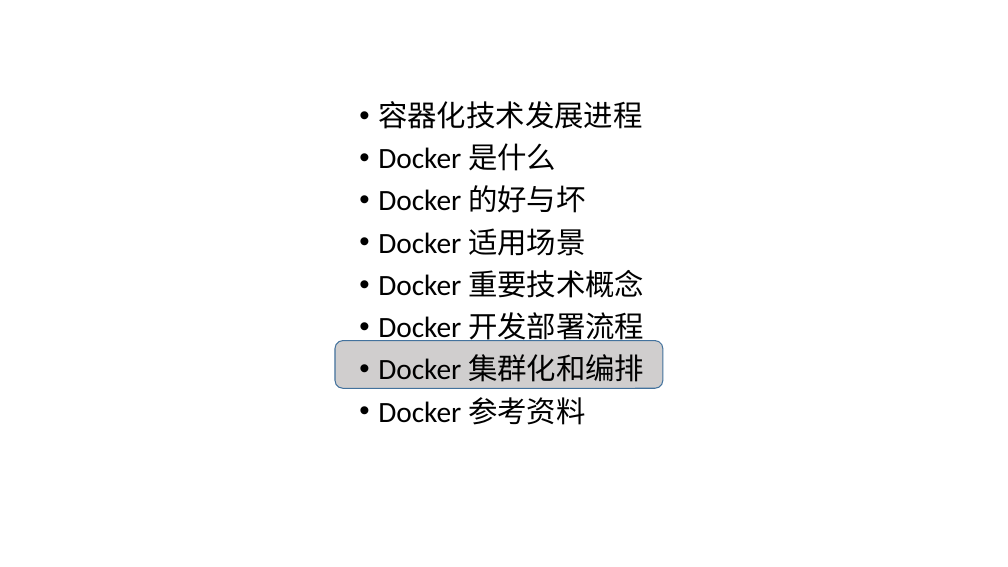
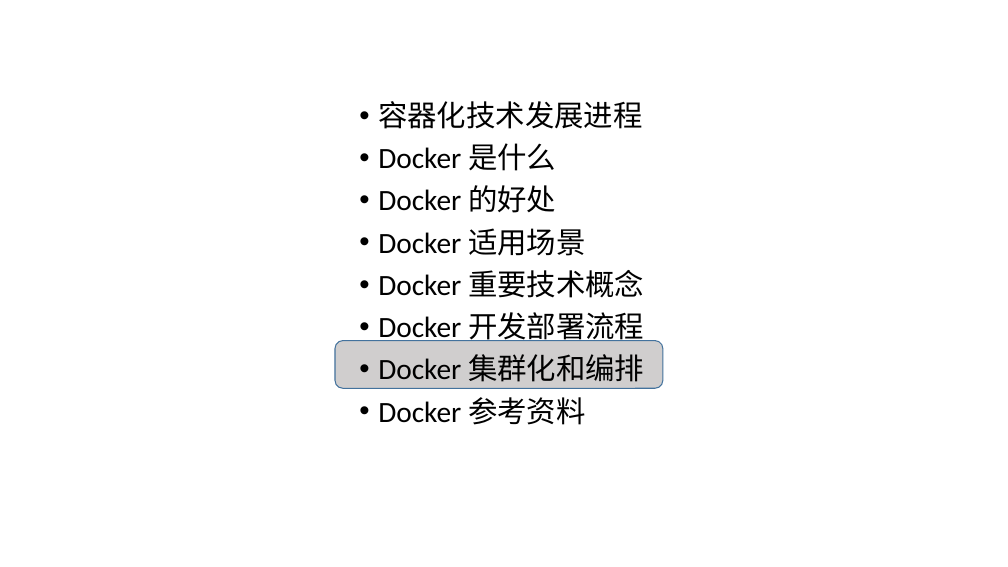
Before and after one commit to huahouye/h-kubernetes, a slide deck: slide 28 of docker/Docker技术介绍.pptx (slide 29 before the commit). Drawn at 1008x567 pixels with LibreOffice and Linux fonts; fonts in the diff are those of the drawing. Boxes give left, top, right and bottom in pixels: in the first picture for what was removed or moved away, otherwise in the second. Text is boxed around its words. In the diff, an @@ line names an element or a change of style, - is before the commit and + after.

```diff
--- a/docker/Docker技术介绍.pptx
+++ b/docker/Docker技术介绍.pptx
@@ text at bbox=[378, 185, 556, 213]: text changed @@
-• Docker 的好与坏
+• Docker 的好处
```
Also in this commit, not shown: 9 other slides changed, 1 slide removed, 2 other files.
